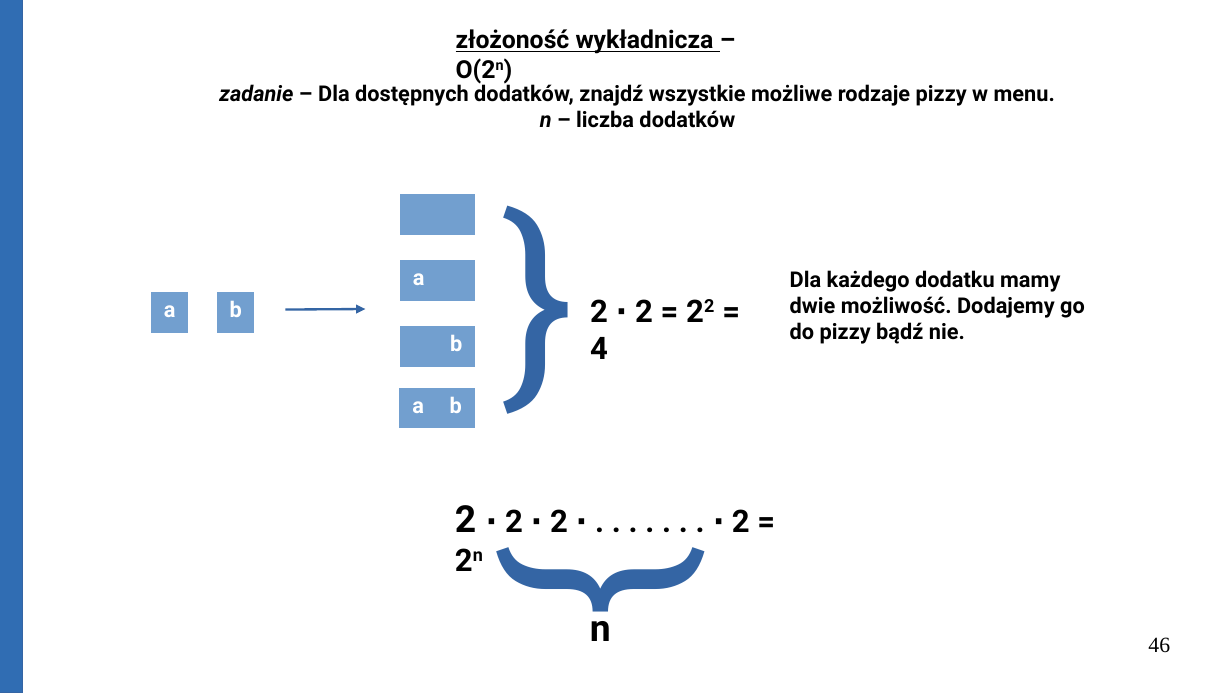
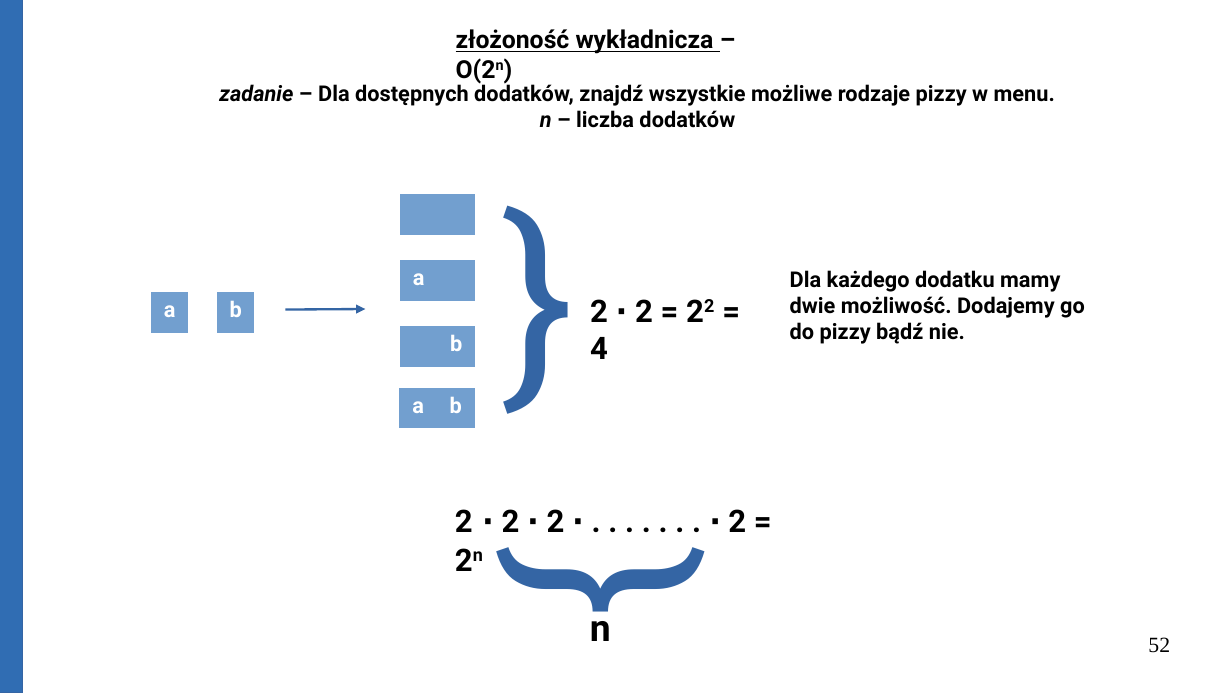
Before and after one commit to Michael-Wisniewski/algorithmic-workshop, a slide deck: slide 52 of gotowa.odp (slide 46 before the commit). Drawn at 1232x693 pixels with LibreOffice and Linux fonts; fonts in the diff are those of the drawing. Boxes give left, top, right and bottom in pixels: in the first picture for what was removed or moved away, otherwise in the second. Text is boxed around its words. In the diff, an @@ line names an element or a change of style, - is before the commit and + after.

```diff
--- a/gotowa.odp
+++ b/gotowa.odp
@@ text "2 ⋅ 2 ⋅ 2 ..." at <box>455,509,746,532</box>: size 24 to 20 pt in "2" @@
@@ page number at <box>1148,637,1170,653</box>: text changed @@
-46
+52
```
Also in this commit, not shown: 6 other slides changed, 11 slides added, 1 slide removed, 3 other files.
